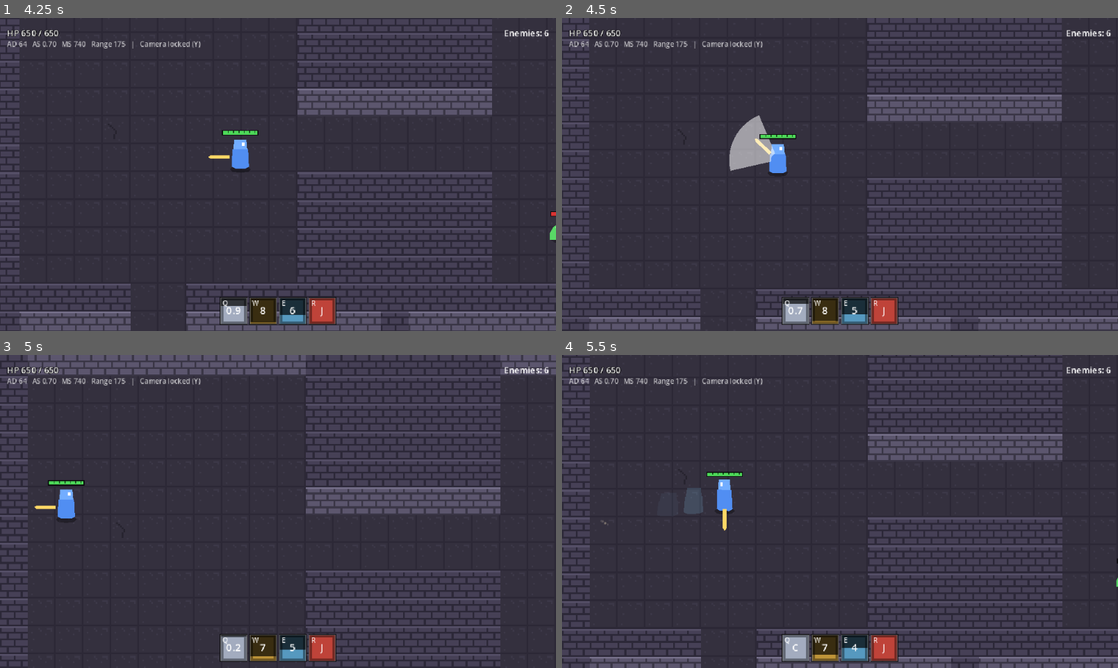
Above: before the commit, frames 1-4 (two rows, left to right).
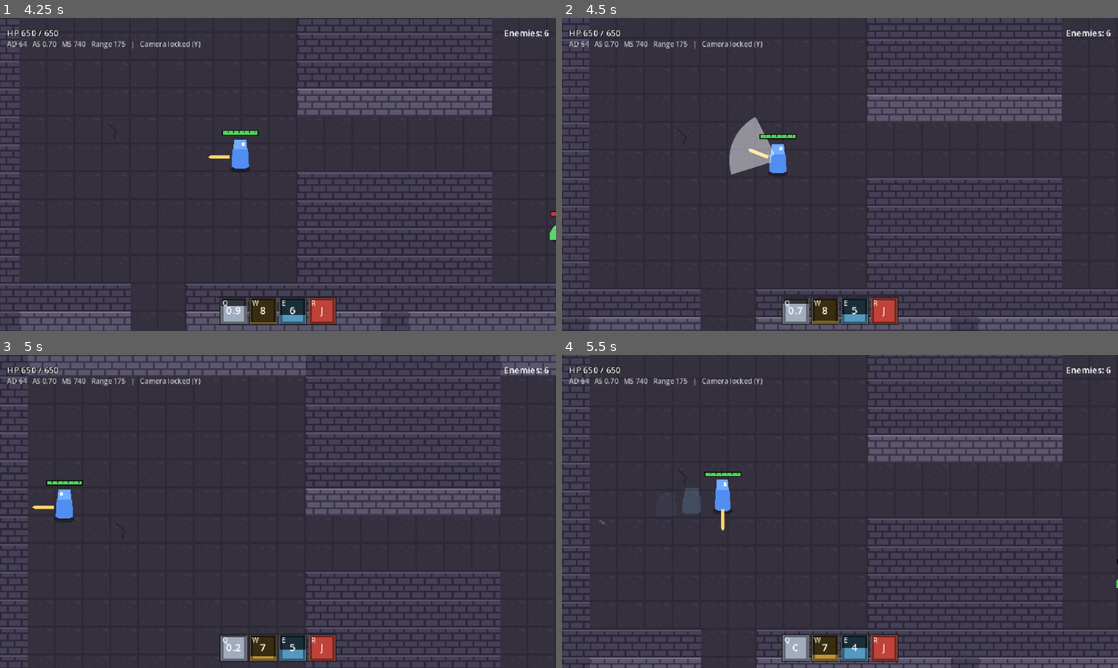
Above: after the commit, the same moments.

Repository: RyanAndrewsJR/uhgame
Game: Godot game, scene res://scenes/main.tscn
The game is run twice, just before and just after one commit, with the same random seed, the same clock (stepped at 60 frames per second) and the same inputs.
Inputs (mouse positions are in pixels of both pictures, inside the frame that each line leads up to):
- Up to frame 1 (4.25 s): tap Enter at 0.5 s; move the mouse to (400, 158) at 0.52 s; hold D (move_right) 0.53-1.28 s; tap Space (dash) at 0.6, 1.55, 2.3, 3.05, 3.8 s; move the mouse to (166, 190) at 1.27 s; hold S (move_down) 1.28-2.03 s; tap E (ability_e) at 1.35 s; move the mouse to (333, 105) at 2.02 s; hold D (move_right) 2.03-2.78 s; tap Q (ability_q) at 2.1 s; move the mouse to (250, 237) at 2.77 s; hold W (move_up) 2.78-3.53 s; tap R (ability_r) at 2.85 s; move the mouse to (444, 221) at 3.52 s; hold A (move_left) from 3.53 s (still down); right-click (444, 221) at 3.6 s
- Up to frame 2 (4.5 s): keep holding A (move_left); move the mouse to (673, 127) at 4.27 s; click (673, 127) at 4.35 s
- Up to frame 3 (5 s): keep holding A (move_left); tap Space (dash) at 4.55 s
- Up to frame 4 (5.5 s): move the mouse to (867, 511) at 5.02 s; release A (move_left) at 5.03 s; hold S (move_down) from 5.03 s (still down); hold C (camera_center) from 5.03 s (still down); tap Space (dash) at 5.3 s

Frame 1 is identical in both runs. In frame 2, 0.5% of the frame differs, in the area x 0-90%, y 10-50%; in frame 3, 5.8%; in frame 4, 5.9%, in the area x 0-100%, y 0-99%.

Commit message:
Small edits to .tres files

Diff:
--- a/game/data/combos/combo_knight.tres
+++ b/game/data/combos/combo_knight.tres
@@ -4,6 +4,19 @@
 [ext_resource type="Script" uid="uid://dcrgf6ul273xi" path="res://scripts/data/attack_swing.gd" id="2_swing"]
 [ext_resource type="Resource" path="res://data/sounds/sound_knight_swing.tres" id="3_swing_sound"]
 [ext_resource type="Resource" path="res://data/sounds/sound_knight_swing_finisher.tres" id="4_finisher_sound"]
+
+[sub_resource type="Resource" id="dash_strike"]
+script = ExtResource("2_swing")
+duration = 0.35
+ad_ratio = 1.5
+reach_multiplier = 1.15
+arc_deg = 80.0
+knockback_px = 16.0
+feel = 2
+lunge_px = 16.0
+lunge_max_px = 32.0
+swing_sound = ExtResource("4_finisher_sound")
+sound_pitch = 1.1
 
 [sub_resource type="Resource" id="swing_1"]
 script = ExtResource("2_swing")
@@ -16,7 +29,6 @@
 
 [sub_resource type="Resource" id="swing_3"]
 script = ExtResource("2_swing")
-swing_sound = ExtResource("4_finisher_sound")
 duration = 0.4
 ad_ratio = 1.6
 arc_deg = 140.0
@@ -25,21 +37,10 @@
 lunge_px = 10.0
 lunge_max_px = 32.0
 pause_after = 0.25
-
-[sub_resource type="Resource" id="dash_strike"]
-script = ExtResource("2_swing")
 swing_sound = ExtResource("4_finisher_sound")
-sound_pitch = 1.1
-duration = 0.35
-ad_ratio = 1.5
-reach_multiplier = 1.15
-arc_deg = 80.0
-knockback_px = 16.0
-feel = 2
-lunge_px = 16.0
-lunge_max_px = 32.0
 
 [resource]
 script = ExtResource("1_combo")
 swings = Array[ExtResource("2_swing")]([SubResource("swing_1"), SubResource("swing_2"), SubResource("swing_3")])
+speed_scale = 1.266
 dash_strike = SubResource("dash_strike")
--- a/game/data/reactions/reaction_shatter.tres
+++ b/game/data/reactions/reaction_shatter.tres
@@ -1,21 +1,16 @@
-[gd_resource type="Resource" script_class="ReactionRule" format=3]
+[gd_resource type="Resource" script_class="ReactionRule" format=3 uid="uid://dybd2xurulns1"]
 
-[ext_resource type="Script" path="res://scripts/data/reaction_rule.gd" id="1_rule"]
-[ext_resource type="Script" path="res://scripts/data/deal_damage_gameplay_effect.gd" id="2_damage"]
-[ext_resource type="Script" path="res://scripts/data/gameplay_effect.gd" id="3_effect"]
+[ext_resource type="Script" uid="uid://4jx6fbr85xri" path="res://scripts/data/reaction_rule.gd" id="1_rule"]
+[ext_resource type="Script" uid="uid://ih85im21qmcl" path="res://scripts/data/deal_damage_gameplay_effect.gd" id="2_damage"]
+[ext_resource type="Script" uid="uid://bnt28s0u3qkaw" path="res://scripts/data/gameplay_effect.gd" id="3_effect"]
 
 [sub_resource type="Resource" id="shatter_damage"]
 script = ExtResource("2_damage")
 base_damage = 30.0
-damage_type = 1
 tags = Array[StringName]([&"shatter"])
 
 [resource]
 script = ExtResource("1_rule")
 id = &"shatter"
-trigger = 1
 required_unit_tags = Array[StringName]([&"stun"])
 effects = Array[ExtResource("3_effect")]([SubResource("shatter_damage")])
-effect_target = 0
-owner_role = 0
-chain_limit = 1
--- a/game/data/statuses/status_haste.tres
+++ b/game/data/statuses/status_haste.tres
@@ -1,7 +1,7 @@
-[gd_resource type="Resource" script_class="StatusEffect" format=3]
+[gd_resource type="Resource" script_class="StatusEffect" format=3 uid="uid://cq2iosdd66ejw"]
 
-[ext_resource type="Script" path="res://scripts/data/status_effect.gd" id="1_status"]
-[ext_resource type="Script" path="res://scripts/data/stat_modifier.gd" id="2_modifier"]
+[ext_resource type="Script" uid="uid://b03uhk6wyab30" path="res://scripts/data/status_effect.gd" id="1_status"]
+[ext_resource type="Script" uid="uid://cvwv2nrsbyrah" path="res://scripts/data/stat_modifier.gd" id="2_modifier"]
 [ext_resource type="Resource" path="res://data/sounds/sound_status_haste_apply.tres" id="s1_apply_sound"]
 
 [sub_resource type="Resource" id="haste_move_speed"]
--- a/game/data/statuses/status_slow.tres
+++ b/game/data/statuses/status_slow.tres
@@ -1,7 +1,7 @@
-[gd_resource type="Resource" script_class="StatusEffect" format=3]
+[gd_resource type="Resource" script_class="StatusEffect" format=3 uid="uid://dfanvewmliq8g"]
 
-[ext_resource type="Script" path="res://scripts/data/status_effect.gd" id="1_status"]
-[ext_resource type="Script" path="res://scripts/data/stat_modifier.gd" id="2_modifier"]
+[ext_resource type="Script" uid="uid://b03uhk6wyab30" path="res://scripts/data/status_effect.gd" id="1_status"]
+[ext_resource type="Script" uid="uid://cvwv2nrsbyrah" path="res://scripts/data/stat_modifier.gd" id="2_modifier"]
 [ext_resource type="Resource" path="res://data/sounds/sound_status_slow_apply.tres" id="s1_apply_sound"]
 
 [sub_resource type="Resource" id="slow_move_speed"]
Not shown: 1 places in game/data/statuses/status_haste.tres that only renumber resources
Not shown: 1 places in game/data/statuses/status_slow.tres that only renumber resources
